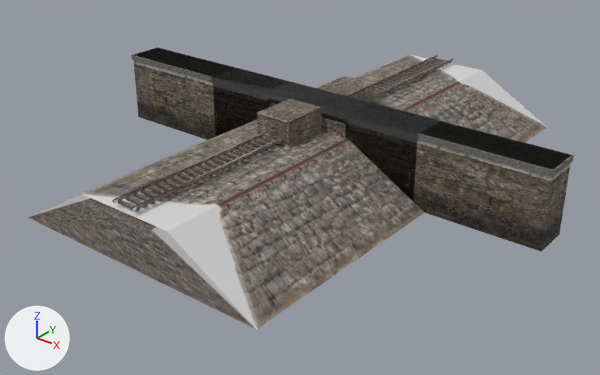
Renders of the glTF model public/assets/models/wasteland/scablands/sea-works.glb from each side of a commit.
Rendered twice from a camera (50 mm lens) standing at (37.5, -49.2, 28.1) and looking at (-0.4, -1.8, -1.3). The lights are fixed; the arrows at lower left show +X, +Y and +Z. The picture after the commit comes second. Where no turn or scale is listed for an object, it has been applied to the vertices. Vertices at exactly the same position are counted once.

Before the edit, the objects in view are built like this:
```python
me_causeway_arch = bpy.data.meshes.new('causeway-arch')
me_causeway_arch.from_pydata(...)  # 146 vertices, 288 faces; spans x -1.5..1.5, y -5.58..5.58, z 0.0..6.0
me_causeway_arch.materials.append(mat_photo___sea_causeway_arch)  # picture img_sea_causeway_arch
me_harbour_coping = bpy.data.meshes.new('harbour-coping')
me_harbour_coping.from_pydata(...)  # a box spanning x -20.1..20.1, y -1.6..1.6, z 5.6..6.0
me_harbour_coping.materials.append(mat_photo___dam_gatehouse_stone)  # picture img_dam_gatehouse_stone
me_harbour_ramp_coping = bpy.data.meshes.new('harbour-ramp-coping')
me_harbour_ramp_coping.from_pydata(...)  # a box spanning x -10.1..10.1, y -1.6..1.6, z 5.6..6.0
me_harbour_ramp_coping.materials.append(mat_photo___sea_harbour_wall_002)  # picture img_sea_harbour_wall
me_harbour_ramp_frame = bpy.data.meshes.new('harbour-ramp-frame')
me_harbour_ramp_frame.from_pydata(...)  # 20 vertices, 36 faces; spans x -10.0..10.0, y -1.5..1.5, z 0.0..5.6
me_harbour_ramp_frame.materials.append(mat_photo___sea_harbour_wall_002)  # picture img_sea_harbour_wall
ob_causeway_arch = bpy.data.objects.new('causeway-arch', me_causeway_arch)
ob_causeway_arch.location = (0.0, 0.0, 0.0)
ob_harbour_coping = bpy.data.objects.new('harbour-coping', me_harbour_coping)
ob_harbour_coping.location = (0.0, 0.0, 0.0)
ob_harbour_ramp_coping = bpy.data.objects.new('harbour-ramp-coping', me_harbour_ramp_coping)
ob_harbour_ramp_coping.location = (0.0, 0.0, 0.0)
ob_harbour_ramp_frame = bpy.data.objects.new('harbour-ramp-frame', me_harbour_ramp_frame)
ob_harbour_ramp_frame.location = (0.0, 0.0, 0.0)
# also in view: 'harbour-gate-coping' at (0.0, 0.0, 5.8); 'causeway' at (0.0, 0.0, 2.3); 'harbour-wall' at (0.0, 0.0, 3.0)
```
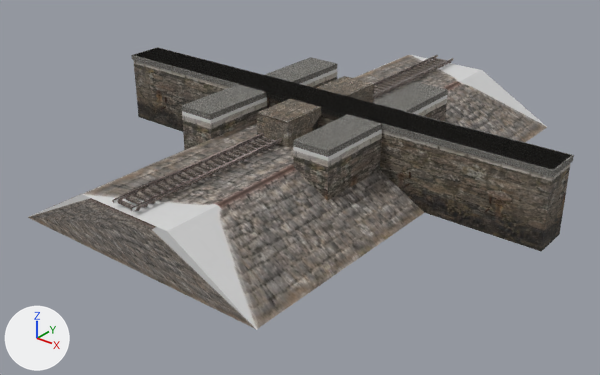
Location of each change, (x1, y1, x2, y2) in pixels of the pictures (600 x 375 px; the box of a moved part takes in the faces that stretch with it):
'harbour-ramp-wall-coping', added
    after: (182, 57, 448, 157)
'harbour-ramp-walls', added
    after: (182, 69, 447, 201)
'harbour-ramp-coping', deleted
    before: (211, 69, 440, 139)
'harbour-ramp-frame', deleted
    before: (214, 84, 417, 199)
part 1 of me_causeway_arch, moved or reshaped
    both: (257, 83, 374, 147)

Diff of the bpy script that builds the scene:
```diff
--- a/public/assets/models/wasteland/scablands/sea-works.glb.py
+++ b/public/assets/models/wasteland/scablands/sea-works.glb.py
@@ mat_photo___dam_gatehouse_stone_002 @@
+mat_photo___dam_gatehouse_stone_002 = principled_material('Photo / dam-gatehouse-stone.002')
+mat_photo___dam_gatehouse_stone_002.texture = img_dam_gatehouse_stone
+mat_photo___dam_gatehouse_stone_002.roughness = 0.9
@@ me_causeway_arch @@
 # used by ob_causeway_arch; location = (0.0, 0.0, 0.0)
-me_causeway_arch.from_pydata(...)  # 146 vertices, 288 faces; spans x -1.5..1.5, y -5.58..5.58, z 0.0..6.0
+me_causeway_arch.from_pydata(...)  # 146 vertices, 288 faces; spans x -1.5..1.5, y -5.58..5.58, z 4.0..6.0
+# me_causeway_arch part 1: 142 of 146 vertices moved; they spanned x -1.5..1.5, y -5.58..5.58, z 0.0..5.92 and now span x -1.5..1.5, y -5.58..5.58, z 4.0..5.99; mean shift (0.0, 0.0, 1.72); largest move (1.5, 1.06, 1.49) -> (1.5, 1.06, 5.49)
 me_causeway_arch.materials.append(mat_photo___sea_causeway_arch)
@@ me_harbour_ramp_walls @@
+me_harbour_ramp_walls.from_pydata(...)  # 16 vertices, 24 faces; spans x -7.0..7.0, y -8.0..8.0, z 0.0..5.6
+# faces by material slot: [16, 8]
+me_harbour_ramp_walls.materials.append(mat_photo___sea_harbour_wall_002)  # picture img_sea_harbour_wall
+me_harbour_ramp_walls.materials.append(mat_photo___dam_gatehouse_stone_002)  # picture img_dam_gatehouse_stone
@@ me_harbour_ramp_wall_coping @@
+me_harbour_ramp_wall_coping.from_pydata(...)  # a box spanning x -7.0..-4.0, y -8.0..8.0, z 5.6..6.0; a box spanning x 4.0..7.0, y -8.0..8.0, z 5.6..6.0
+me_harbour_ramp_wall_coping.materials.append(mat_photo___dam_gatehouse_stone_002)  # picture img_dam_gatehouse_stone
@@ ob_harbour_ramp_coping @@
-ob_harbour_ramp_coping = bpy.data.objects.new('harbour-ramp-coping', me_harbour_ramp_coping)
-ob_harbour_ramp_coping.location = (0.0, 0.0, 0.0)
@@ ob_harbour_ramp_frame @@
-ob_harbour_ramp_frame = bpy.data.objects.new('harbour-ramp-frame', me_harbour_ramp_frame)
-ob_harbour_ramp_frame.location = (0.0, 0.0, 0.0)
@@ ob_harbour_ramp_walls @@
+ob_harbour_ramp_walls = bpy.data.objects.new('harbour-ramp-walls', me_harbour_ramp_walls)
+ob_harbour_ramp_walls.location = (0.0, 0.0, 0.0)
@@ ob_harbour_ramp_wall_coping @@
+ob_harbour_ramp_wall_coping = bpy.data.objects.new('harbour-ramp-wall-coping', me_harbour_ramp_wall_coping)
+ob_harbour_ramp_wall_coping.location = (0.0, 0.0, 0.0)
```
